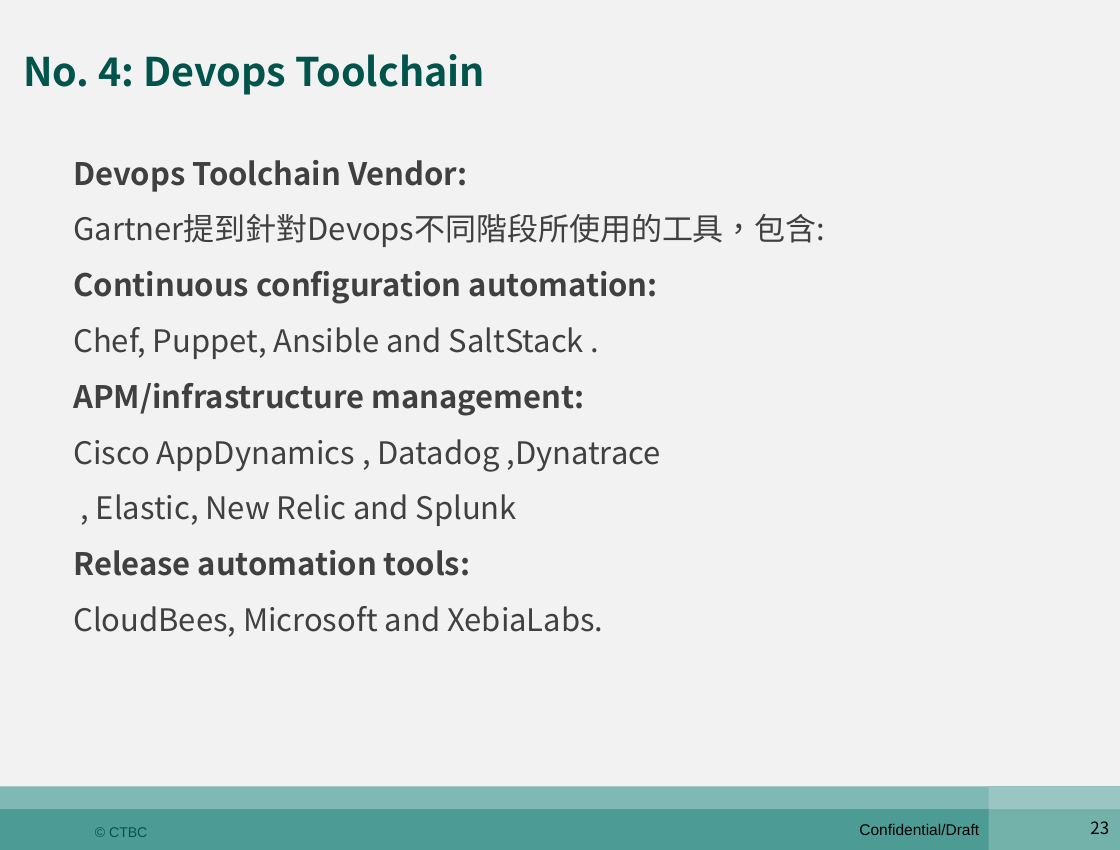
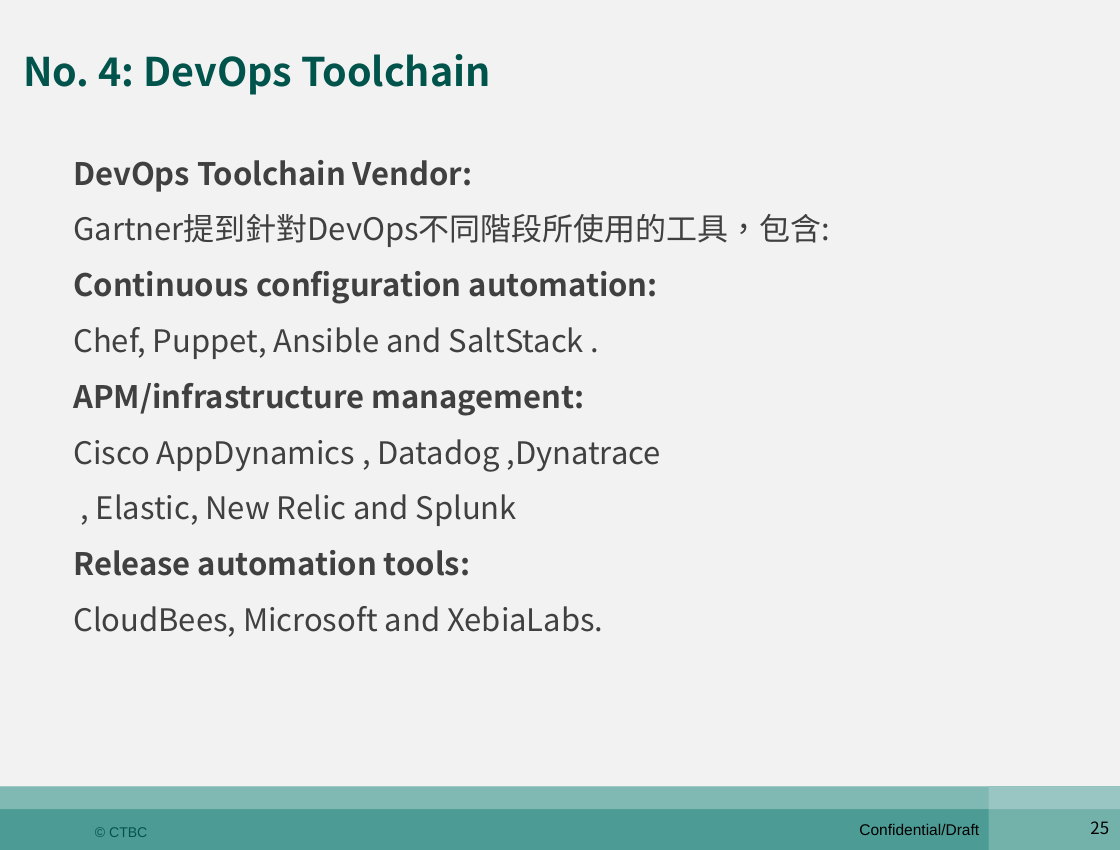
Before and after one commit to shaven105/duh, a slide deck: slide 25 of DevOps期末報告陸冠綸z00045984.pptx (slide 23 before the commit). Drawn at 1120x850 pixels with LibreOffice and Linux fonts; fonts in the diff are those of the drawing. Boxes give left, top, right and bottom in pixels: in the first picture for what was removed or moved away, otherwise in the second. Text is boxed around its words. In the diff, an @@ line names an element or a change of style, - is before the commit and + after.

```diff
--- a/DevOps期末報告陸冠綸z00045984.pptx
+++ b/DevOps期末報告陸冠綸z00045984.pptx
@@ title at (x1=23, y1=54, x2=491, y2=95): text changed @@
-No. 4: Devops Toolchain
+No. 4: DevOps Toolchain
@@ text at (x1=73, y1=160, x2=829, y2=247): text changed @@
-Devops Toolchain Vendor:
-Gartner提到針對Devops不同階段所使用的工具，包含:
+DevOps Toolchain Vendor:
+Gartner提到針對DevOps不同階段所使用的工具，包含:
@@ page number at (x1=1090, y1=821, x2=1109, y2=834): text changed @@
-23
+25
```
Also in this commit, not shown: 10 other slides changed, 2 slides added, 2 other files.
